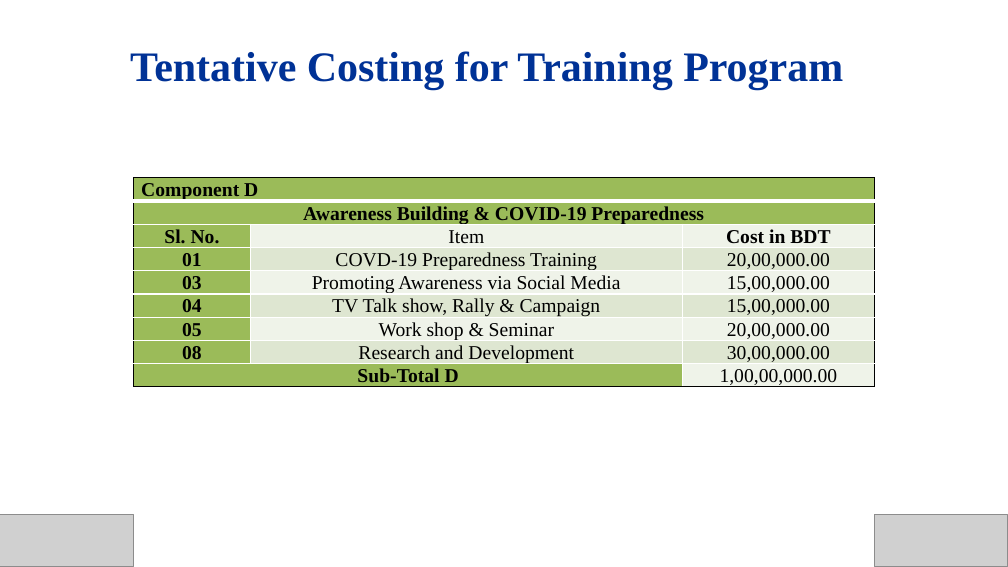
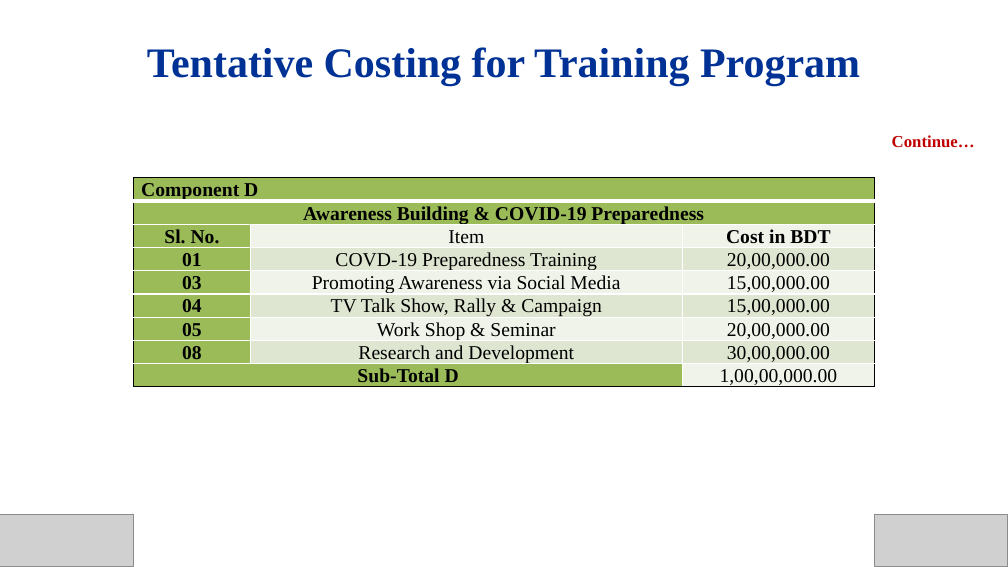
Before and after one commit to Shuvoneel/SRCL, a slide deck: slide 20 of Jail/Jail_Presentation.pptx. Drawn at 1008x567 pixels with LibreOffice and Linux fonts; fonts in the diff are those of the drawing; grey boxes stand for pictures. Boxes give left, top, right and bottom in pixels: in the first picture for what was removed or moved away, otherwise in the second. Text is boxed around its words. In the diff, an @@ line names an element or a change of style, - is before the commit and + after.

```diff
--- a/Jail/Jail_Presentation.pptx
+++ b/Jail/Jail_Presentation.pptx
@@ title "Tentative Costing for Training Program": place and size @@
-title "Tentative Costing for Training Program" at [130,51,843,89]
+title "Tentative Costing for Training Program" at [147,47,860,85]
@@ text added at [892,135,975,148], 12 pt, text #C00000, bold @@
+Continue…
@@ table at [134,177,875,391] @@
-row 6, column 2: TV Talk show, Rally & Campaign
+row 6, column 2: TV Talk Show, Rally & Campaign
-row 7, column 2: Work shop & Seminar
+row 7, column 2: Work Shop & Seminar
```
Also in this commit, not shown: 17 other slides changed, 38 other files.
